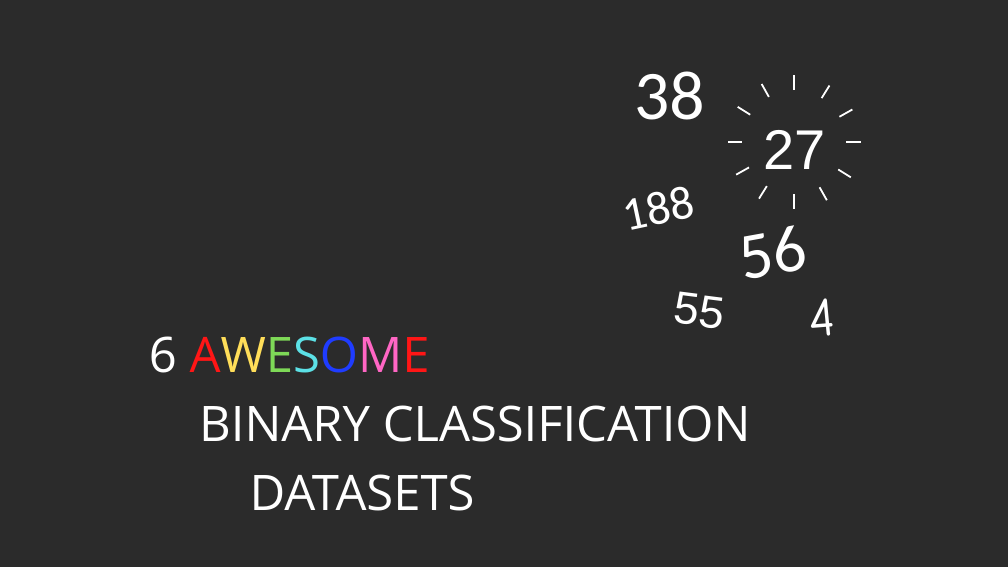
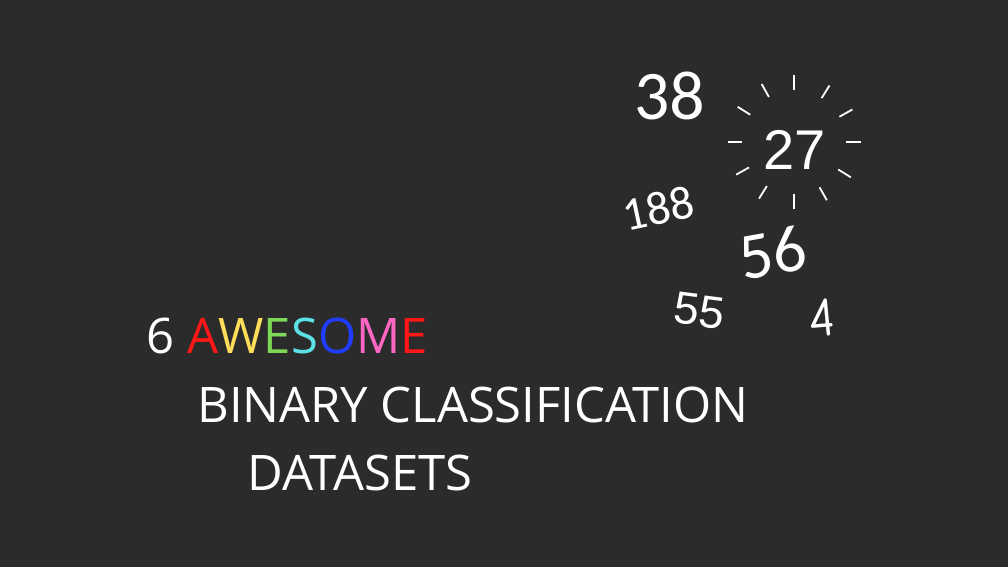
Before and after one commit to Kostee/WB-2020-softImpute-Team, a slide deck: slide 2 of friday_presentation.pptx. Drawn at 1008x567 pixels with LibreOffice and Linux fonts; fonts in the diff are those of the drawing; background and template pictures are left out; a plain dark background stands for a picture behind light text. Boxes give left, top, right and bottom in pixels: in the first picture for what was removed or moved away, otherwise in the second. Text is boxed around its words. In the diff, an @@ line names an element or a change of style, - is before the commit and + after.

```diff
--- a/friday_presentation.pptx
+++ b/friday_presentation.pptx
@@ text "6 AWESOME": place and size @@
-text "6 AWESOME" at (149,336,751,511)
+text "6 AWESOME" at (147,317,749,491)
```
Also in this commit, not shown: 1 other slide changed, 3 slides added, 4 other files.
